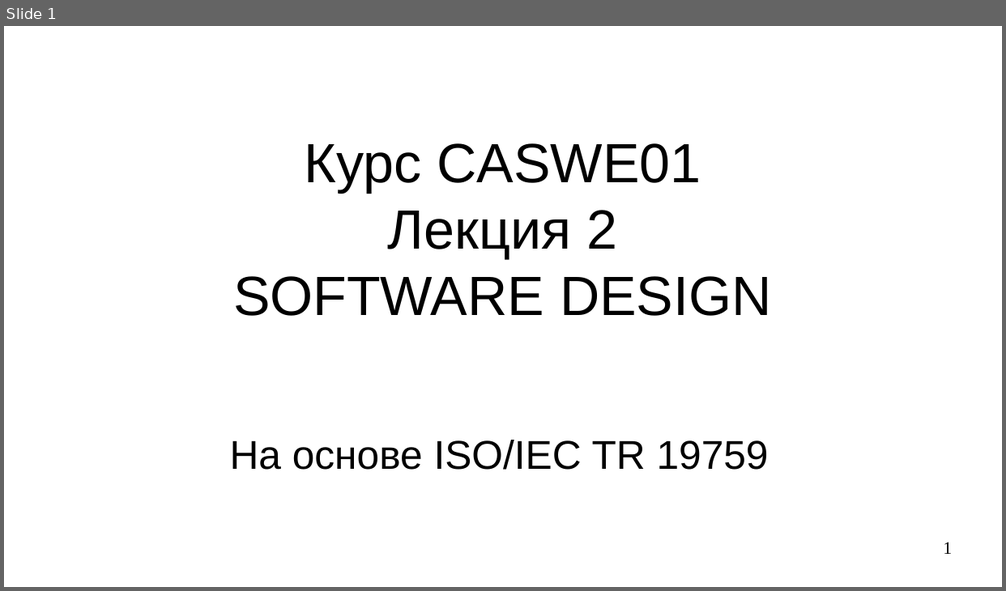
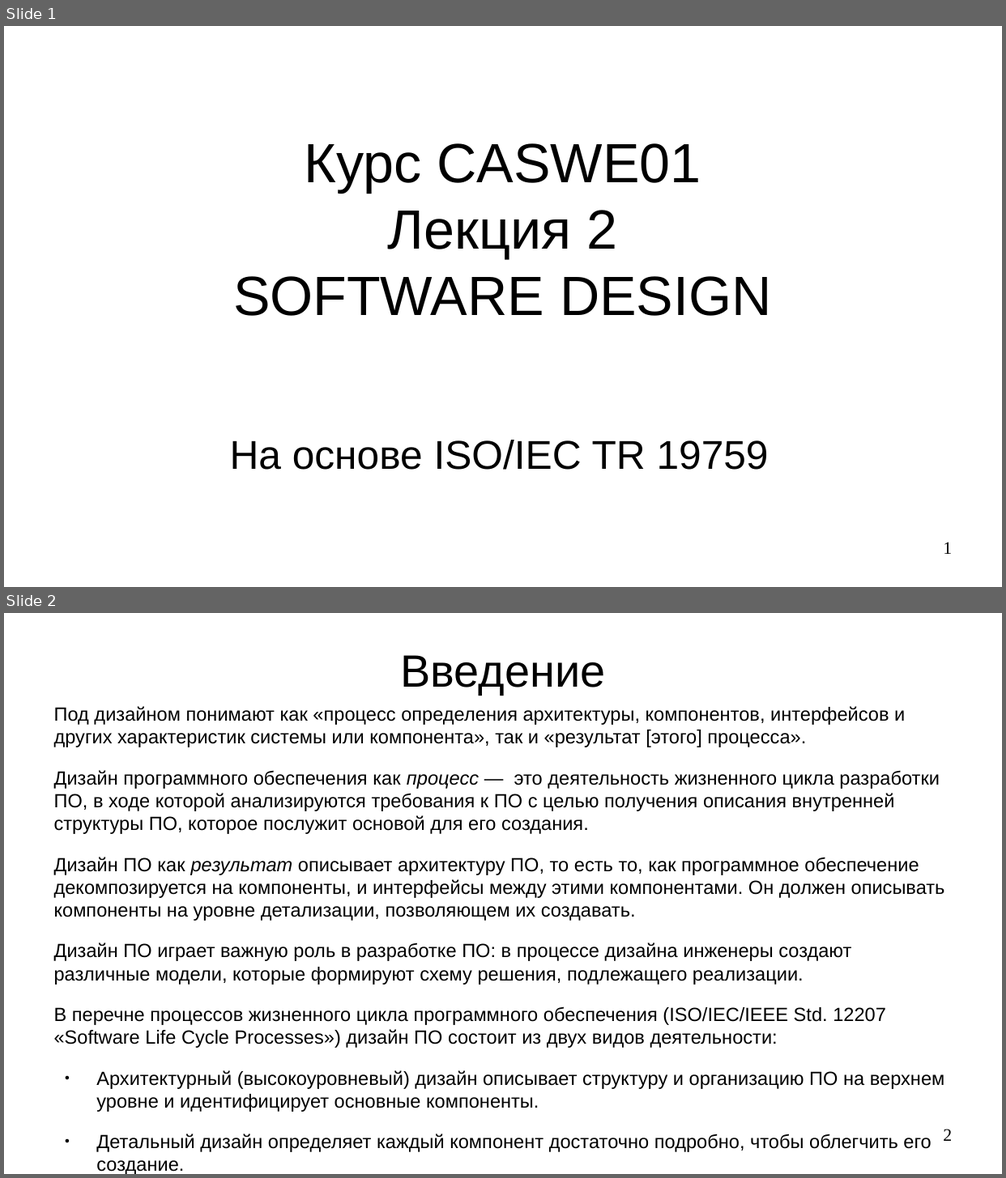
Before and after one commit to steelcraft/stud-lab, a slide deck: Лекции/CASWE01#L2.odp. Shown one above the other, each under a label of ours: slide 1 before the commit, slides 1 and 2 after it. The pictures are 1006x591 and 1006x1178 pixels, drawn with LibreOffice and Linux fonts; fonts in the diff are those of the drawing. Boxes give left, top, right and bottom in pixels: in the first picture for what was removed or moved away, otherwise in the second. Text is boxed around its words. In the diff, an @@ line names an element or a change of style, - is before the commit and + after.

Commit message:
Добавлены принципы дизайна

```diff
--- a/Лекции/CASWE01#L2.odp
+++ b/Лекции/CASWE01#L2.odp
@@ slide 2 added at [4,613,1002,1174], background #FFFFFF @@
@@ title added at [400,655,605,695], 36 pt, text #000000 @@
+Введение
@@ text added at [54,706,945,1152], 15.2 pt, text #000000 @@
+Под дизайном понимают как «процесс определения архитектуры, компонентов, интерфейсов и других характеристик системы или компонента», так и «результат [этого] процесса».
+Дизайн программного обеспечения как процесс — это деятельность жизненного цикла разработки ПО, в ходе которой анализируются требования к ПО с целью получения описания внутренней структуры ПО, которое послужит основой для его создания.
+Дизайн ПО как результат описывает архитектуру ПО, то есть то, как программное обеспечение декомпозируется на компоненты, и интерфейсы между этими компонентами. Он должен описывать компоненты на уровне детализации, позволяющем их создавать.
+Дизайн ПО играет важную роль в разработке ПО: в процессе дизайна инженеры создают различные модели, которые формируют схему решения, подлежащего реализации.
+В перечне процессов жизненного цикла программного обеспечения (ISO/IEC/IEEE Std. 12207 «Software Life Cycle Processes») дизайн ПО состоит из двух видов деятельности:
+● Архитектурный (высокоуровневый) дизайн описывает структуру и организацию ПО на верхнем уровне и идентифицирует основные компоненты.
+● Детальный дизайн определяет каждый компонент достаточно подробно, чтобы облегчить его создание.
@@ page number added at [943,1129,952,1141], 14 pt, text #000000 @@
+2
```
Also in this commit, not shown: 3 other slides added.
